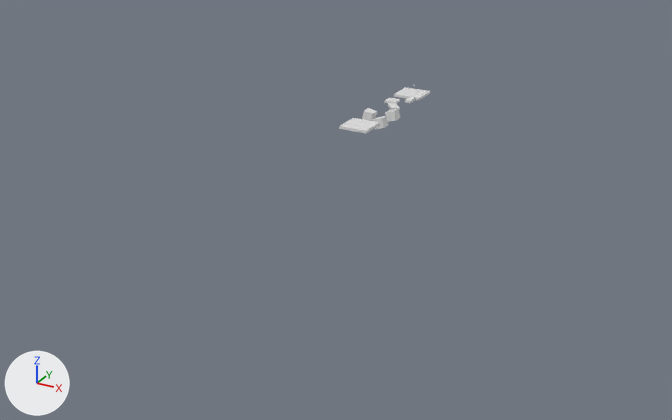
Renders of the Blender file GlockTheClock/assets/Maps/Level1.blend from each side of a commit.
Both versions are drawn from a camera (50 mm lens) standing at (462.0, -927.0, 337.0) and looking at (-34.0, -25.0, -114.0). The lights are fixed; the arrows at lower left show +X, +Y and +Z.

Before the edit, the objects in view are built like this:
```python
ob_goal = bpy.data.objects.new('Goal', me_cube_009)
ob_goal.location = (0.0, -31.6, 5.5)
ob_goal.scale = (0.522, 0.522, 0.522)
ob_platform_000 = bpy.data.objects.new('Platform.000', me_cube)
ob_platform_000.location = (-0.9, -29.8, -0.2)
ob_platform_000.scale = (17.2, -17.0, 1.57)
ob_platform_001 = bpy.data.objects.new('Platform.001', me_cube_001)
ob_platform_001.location = (11.3, -0.6, -3.4)
ob_platform_001.rotation_euler = (0.0, -0.315, 0.0)  # degrees (0, -18, 0)
ob_platform_001.scale = (6.05, -5.79, 5.74)
ob_platform_002 = bpy.data.objects.new('Platform.002', me_cube_002)
ob_platform_002.location = (-11.9, 17.4, -3.3)
ob_platform_002.rotation_euler = (0.0, 0.187, 0.0)  # degrees (0, 11, 0)
ob_platform_002.scale = (6.05, -5.79, 5.74)
ob_platform_003 = bpy.data.objects.new('Platform.003', me_cube_004)
ob_platform_003.location = (11.3, 32.3, -3.6)
ob_platform_003.rotation_euler = (0.0, -0.315, 0.0)  # degrees (0, -18, 0)
ob_platform_003.scale = (6.05, -5.79, 5.74)
ob_platform_005 = bpy.data.objects.new('Platform.005', me_cube_007)
ob_platform_005.location = (-9.2, 72.9, -0.2)
ob_platform_005.scale = (7.12, 6.8, 1.57)
ob_platform_006 = bpy.data.objects.new('Platform.006', me_cube_008)
ob_platform_006.location = (7.3, 89.6, -1.2)
ob_platform_006.scale = (3.47, 6.8, 1.57)
ob_platform_007 = bpy.data.objects.new('Platform.007', me_cube_005)
ob_platform_007.location = (-0.9, 113.1, -0.2)
ob_platform_007.scale = (17.2, -17.0, 1.57)
```
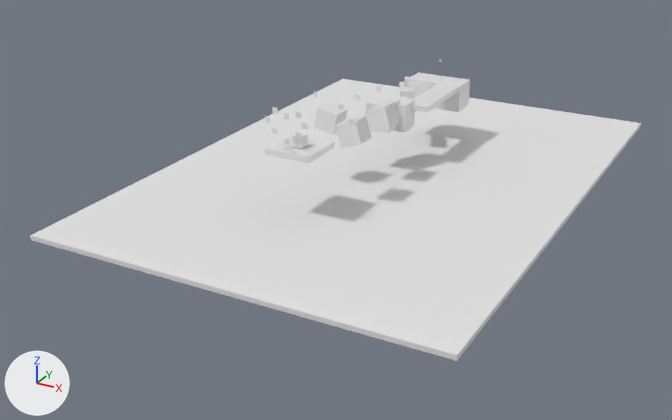
Patch to the scene script:
```diff
--- a/GlockTheClock/assets/Maps/Level1.blend.py
+++ b/GlockTheClock/assets/Maps/Level1.blend.py
@@ ob_platform_000 @@
 ob_platform_000 = bpy.data.objects.new('Platform.000', me_cube)
-ob_platform_000.location = (-0.9, -29.8, -0.2)
-ob_platform_000.scale = (17.2, -17.0, 1.57)
+ob_platform_000.location = (-23.0, -124.6, -1.4)
+ob_platform_000.scale = (27.1, 26.9, 3.42)
@@ ob_platform_001 @@
 ob_platform_001 = bpy.data.objects.new('Platform.001', me_cube_001)
-ob_platform_001.location = (11.3, -0.6, -3.4)
+ob_platform_001.location = (10.5, -66.4, 4.9)
 ob_platform_001.rotation_euler = (0.0, -0.315, 0.0)  # degrees (0, -18, 0)
-ob_platform_001.scale = (6.05, -5.79, 5.74)
+ob_platform_001.scale = (13.1, 12.6, 12.5)
@@ ob_platform_002 @@
 ob_platform_002 = bpy.data.objects.new('Platform.002', me_cube_002)
-ob_platform_002.location = (-11.9, 17.4, -3.3)
+ob_platform_002.location = (-40.0, -27.2, 1.2)
 ob_platform_002.rotation_euler = (0.0, 0.187, 0.0)  # degrees (0, 11, 0)
-ob_platform_002.scale = (6.05, -5.79, 5.74)
+ob_platform_002.scale = (13.1, 12.6, 12.5)
@@ ob_platform_003 @@
 ob_platform_003 = bpy.data.objects.new('Platform.003', me_cube_004)
-ob_platform_003.location = (11.3, 32.3, -3.6)
+ob_platform_003.location = (10.5, 5.1, 1.8)
 ob_platform_003.rotation_euler = (0.0, -0.315, 0.0)  # degrees (0, -18, 0)
-ob_platform_003.scale = (6.05, -5.79, 5.74)
+ob_platform_003.scale = (13.1, 12.6, 12.5)
@@ ob_platform_007 @@
 ob_platform_007 = bpy.data.objects.new('Platform.007', me_cube_005)
-ob_platform_007.location = (-0.9, 113.1, -0.2)
-ob_platform_007.scale = (17.2, -17.0, 1.57)
+ob_platform_007.location = (3.8, 187.5, -16.5)
+ob_platform_007.scale = (37.3, 17.6, 17.5)
@@ ob_platform_005 @@
 ob_platform_005 = bpy.data.objects.new('Platform.005', me_cube_007)
-ob_platform_005.location = (-9.2, 72.9, -0.2)
-ob_platform_005.scale = (7.12, 6.8, 1.57)
+ob_platform_005.location = (2.5, 66.8, -13.5)
+ob_platform_005.scale = (15.5, 14.8, 16.8)
@@ ob_platform_006 @@
 ob_platform_006 = bpy.data.objects.new('Platform.006', me_cube_008)
-ob_platform_006.location = (7.3, 89.6, -1.2)
-ob_platform_006.scale = (3.47, 6.8, 1.57)
+ob_platform_006.location = (24.3, 120.7, -3.5)
+ob_platform_006.scale = (14.6, 50.0, 3.42)
@@ ob_goal @@
 ob_goal.location = (0.0, -31.6, 5.5)
-ob_goal.scale = (0.522, 0.522, 0.522)
+ob_goal.scale = (6.27, 6.27, 6.27)
@@ ob_deadzone_000 @@
+ob_deadzone_000 = bpy.data.objects.new('DeadZone.000', me_cube_009.copy())  # the mesh of ob_goal
+ob_deadzone_000.location = (-5.6, 38.3, -82.5)
+ob_deadzone_000.scale = (240.0, 344.0, 2.71)
@@ ob_platform_009 @@
+ob_platform_009 = bpy.data.objects.new('Platform.009', me_cube_012)  # a box spanning x -1.0..1.0, y -1.0..1.0, z -1.0..1.0; in mat_material_002 (white #e7e7e7)
+ob_platform_009.location = (-17.5, 132.8, -1.4)
+ob_platform_009.rotation_euler = (0.0, 0.0, 0.458)  # degrees (0, 0, 26)
+ob_platform_009.scale = (8.71, 22.1, 3.42)
@@ ob_platform_008 @@
+ob_platform_008 = bpy.data.objects.new('Platform.008', me_cube_011)  # a box spanning x -1.0..1.0, y -1.0..1.0, z -1.0..1.0; in mat_material_001 (white #e7e7e7)
+ob_platform_008.location = (-8.8, 46.0, -10.0)
+ob_platform_008.scale = (15.5, 14.8, 16.8)
```

Location of each change, (x1, y1, x2, y2) in pixels of the pictures (672 x 420 px):
'DeadZone.000', added: after (30, 79, 641, 361)
'Platform.000', moved, rescaled (69% wider, 88% taller): before (339, 118, 380, 133); after (265, 134, 335, 163)
'Platform.007', moved, rescaled (73% wider, 193% taller): before (394, 87, 430, 100); after (407, 72, 470, 112)
'Platform.001', moved, rescaled (138% wider, 136% taller): before (373, 116, 388, 129); after (335, 116, 372, 148)
'Platform.002', moved, rescaled: before (362, 108, 377, 121); after (314, 102, 347, 135)
'Platform.006', moved, rescaled: before (405, 97, 415, 103); after (411, 84, 458, 112)
'Platform.003', moved, rescaled: before (385, 109, 401, 122); after (365, 102, 399, 132)
'Platform.005', moved, rescaled: before (385, 98, 400, 104); after (390, 96, 415, 133)
'Platform.008', added: after (366, 96, 400, 133)
'Goal', rescaled (not visible before): after (291, 132, 308, 148)
'Platform.009', added: after (399, 82, 414, 97)
